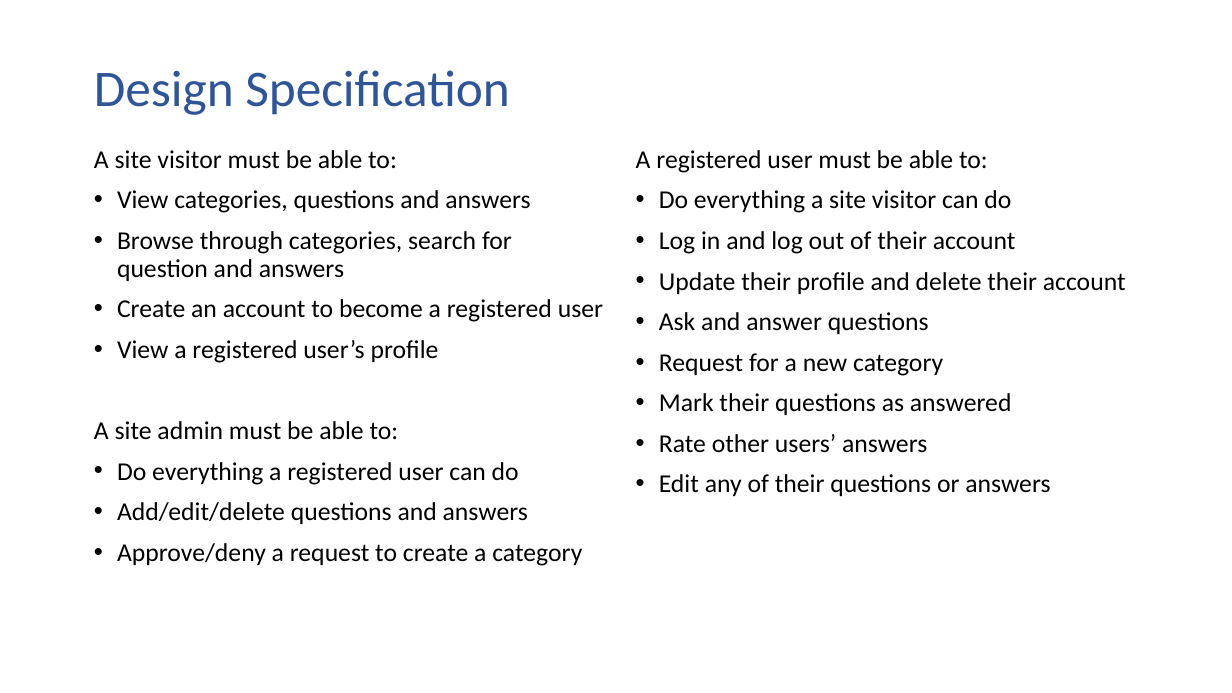
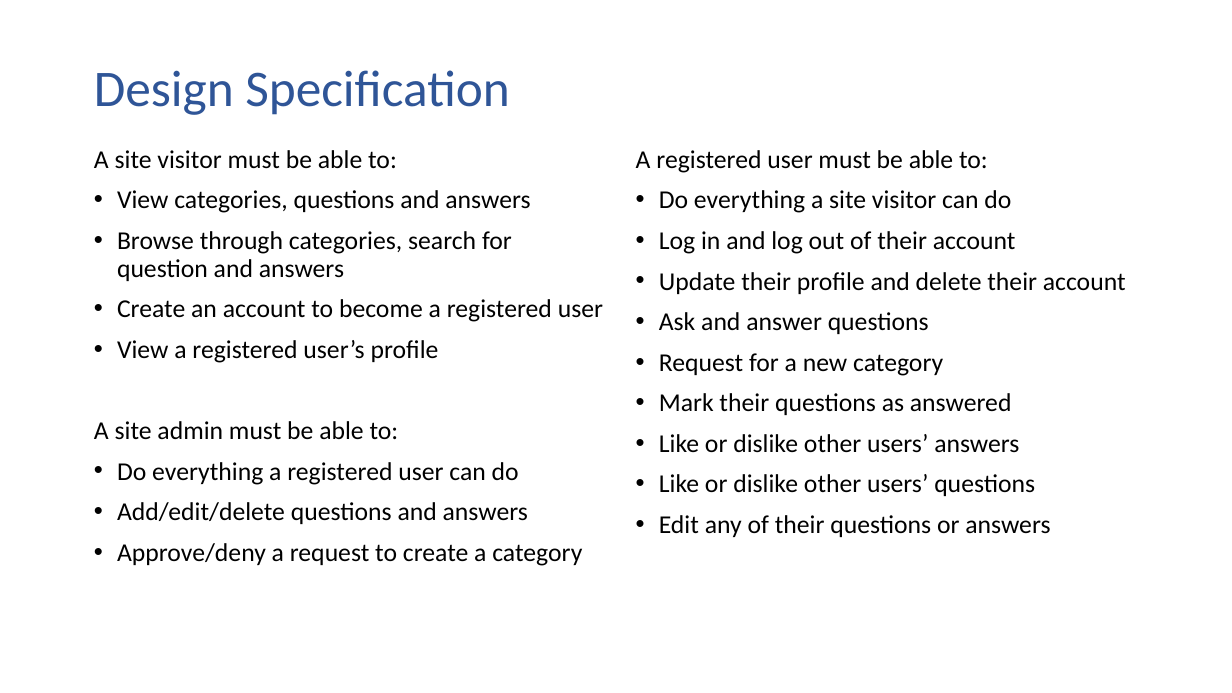
Before and after one commit to 2324127m/Lab3TeamB, a slide deck: slide 3 of Design Specification Final.pptx. Drawn at 1232x693 pixels with LibreOffice and Linux fonts; fonts in the diff are those of the drawing. Boxes give left, top, right and bottom in pixels: in the first picture for what was removed or moved away, otherwise in the second. Text is boxed around its words. In the diff, an @@ line names an element or a change of style, - is before the commit and + after.

```diff
--- a/Design Specification Final.pptx
+++ b/Design Specification Final.pptx
@@ text at box(659, 434, 1035, 496): text changed @@
-• Rate other users’ answers
+• Like or dislike other users’ answers
+• Like or dislike other users’ questions
```
Also in this commit, not shown: 3 other slides changed, 2 other files.
